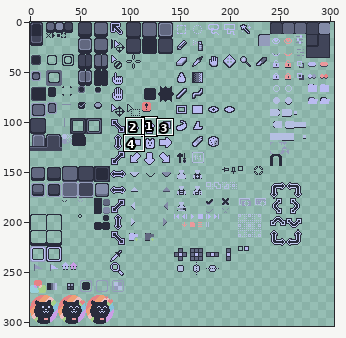
One commit to this sprite sheet: themes/frappe/catppuccin-theme-frappe/sheet.png. Above: a wide view before the commit, with the close-up outlined.
Close-up. As it was:
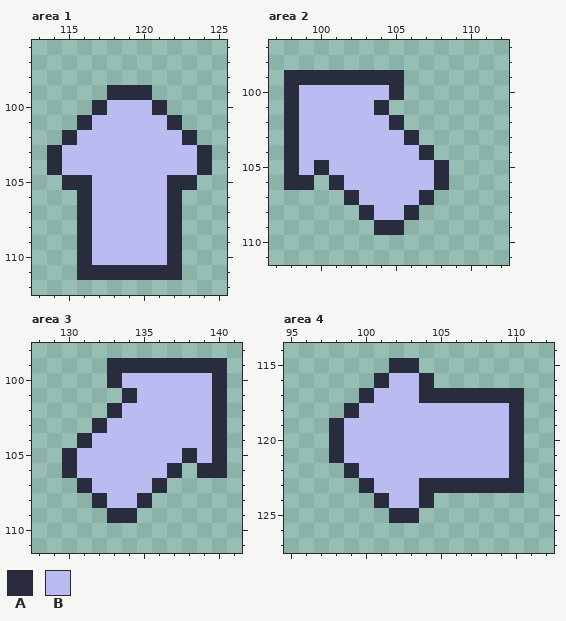
The file is 304x304 pixels. Shown: area 1: x 113..125, y 96..112; area 2: x 97..112, y 97..111; area 3: x 128..141, y 98..111; area 4: x 95..112, y 114..127. The commit also changed other parts of the picture, which this record leaves out.
Palette (. is transparent): A #292c3c  B #babbf1
Pixels before, area 1, first column x 114:
 99 ....AAA....
100 ...ABBBA...
101 ..ABBBBBA..
102 .ABBBBBBBA.
103 ABBBBBBBBBA
104 ABBBBBBBBBA
105 .AABBBBBAA.
106 ..ABBBBBA..
107 ..ABBBBBA..
108 ..ABBBBBA..
109 ..ABBBBBA..
110 ..ABBBBBA..
111 ..AAAAAAA..
Pixels before, area 2, first column x 98:
 99 AAAAAAAA...
100 ABBBBBBA...
101 ABBBBBA....
102 ABBBBBBA...
103 ABBBBBBBA..
104 ABBBBBBBBA.
105 ABABBBBBBBA
106 AA.ABBBBBBA
107 ....ABBBBA.
108 .....ABBA..
109 ......AA...
Pixels before, area 3, first column x 130:
 99 ...AAAAAAAA
100 ...ABBBBBBA
101 ....ABBBBBA
102 ...ABBBBBBA
103 ..ABBBBBBBA
104 .ABBBBBBBBA
105 ABBBBBBBABA
106 ABBBBBBA.AA
107 .ABBBBA....
108 ..ABBA.....
109 ...AA......
Pixels before, area 4, first column x 98:
115 ....AA.......
116 ...ABBA......
117 ..ABBBAAAAAAA
118 .ABBBBBBBBBBA
119 ABBBBBBBBBBBA
120 ABBBBBBBBBBBA
121 ABBBBBBBBBBBA
122 .ABBBBBBBBBBA
123 ..ABBBAAAAAAA
124 ...ABBA......
125 ....AA.......
And afterwards:
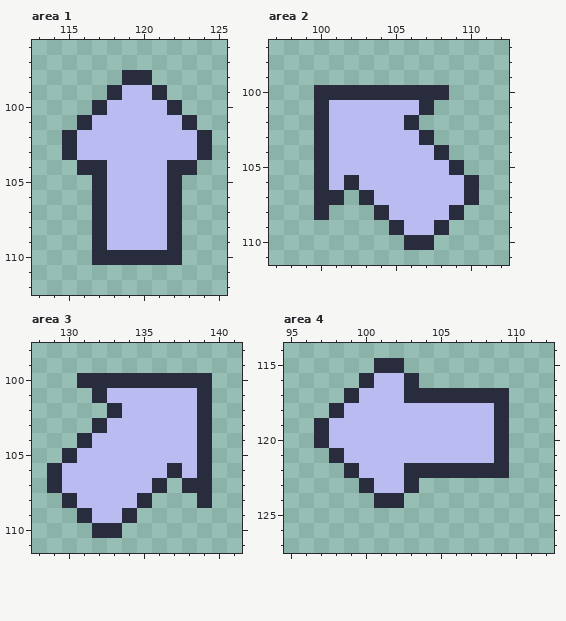
Change:
Area 1:
The author put colour A in row 98 at x 119 to 120; in row 99 at x 121; in row 100 at x 122; in row 101 at x 123; in row 102 at x 124.
Colour B becomes colour A in row 103 at x 115; in row 104 at x 116 to 117 and 122 to 123; in rows 105 to 109 at x 117; in row 110 at x 117 to 121.
Colour A becomes colour B in row 99 at x 119 to 120; in row 100 at x 121; in row 101 at x 122; in row 102 at x 123.
The author cleared colour A in row 103 at x 114; in row 104 at x 114 and 124; in row 105 at x 115 to 116 and 123; in rows 106 to 110 at x 116; in row 111 at x 116 to 122.
The author cleared colour B in row 104 at x 115.
Area 2:
The author put colour A in row 100 at x 106 to 108; in row 101 at x 107; in row 102 at x 106; in row 103 at x 107; in row 104 at x 108; in row 105 at x 109.
The author put colour A in row 106 at x 100 and 110; in row 107 at x 100 to 101 and 110; in row 108 at x 100 and 109; in row 109 at x 108; in row 110 at x 106 to 107.
Colour B becomes colour A in row 100 at x 100 to 104; in rows 101 to 104 at x 100; in row 106 at x 102; in row 107 at x 103; in row 108 at x 104.
The author put colour B in row 101 at x 105 to 106; in row 106 at x 109; in row 107 at x 108 to 109; in row 108 at x 107 to 108; in row 109 at x 106 to 107.
Colour A becomes colour B in row 101 at x 104; in row 102 at x 105; in row 103 at x 106; in row 104 at x 107; in row 105 at x 108; in row 106 at x 101 and 108.
Colour A becomes colour B in row 107 at x 107; in row 108 at x 106.
The author cleared colour A in row 99 at x 98 to 105; in rows 100 to 105 at x 98; in row 106 at x 98 to 99; in row 107 at x 102; in row 108 at x 103; in row 109 at x 104.
The author cleared colour B in rows 100 to 105 at x 99.
Area 3:
The author put colour A in row 100 at x 131 to 132; in row 101 at x 132; in row 106 at x 129; in row 107 at x 129 and 138 to 139; in row 108 at x 130 and 139; in row 109 at x 131.
The author put colour A in row 110 at x 132 to 133.
Colour B becomes colour A in row 100 at x 134 to 139; in rows 101 to 105 at x 139.
The author put colour B in row 101 at x 133; in row 106 at x 138; in row 107 at x 130; in row 108 at x 131; in row 109 at x 132.
Colour A becomes colour B in row 101 at x 134; in row 105 at x 138; in row 106 at x 130; in row 107 at x 131; in row 108 at x 132; in row 109 at x 133.
The author cleared colour A in row 99 at x 133 to 140; in rows 100 to 106 at x 140.
Area 4:
The author put colour A in row 115 at x 101; in row 116 at x 100; in row 117 at x 99; in row 118 at x 98; in rows 119 to 120 at x 97.
Colour B becomes colour A in rows 116 to 117 at x 103; in rows 118 to 121 at x 109; in row 122 at x 103 to 109; in row 123 at x 103; in row 124 at x 102.
Colour A becomes colour B in row 116 at x 101; in row 117 at x 100; in row 118 at x 99; in rows 119 to 120 at x 98.
The author cleared colour A in row 115 at x 103; in row 116 at x 104; in rows 117 to 122 at x 110; in row 123 at x 104 to 110; in row 124 at x 104; in row 125 at x 102 to 103.
The author cleared colour B in row 124 at x 103.
Changed places in both close-ups, as pixel boxes (x1, y1, x2, y2):
changed: (47, 70, 212, 280)
changed: (284, 70, 479, 250)
changed: (47, 358, 227, 538)
changed: (314, 358, 524, 523)
